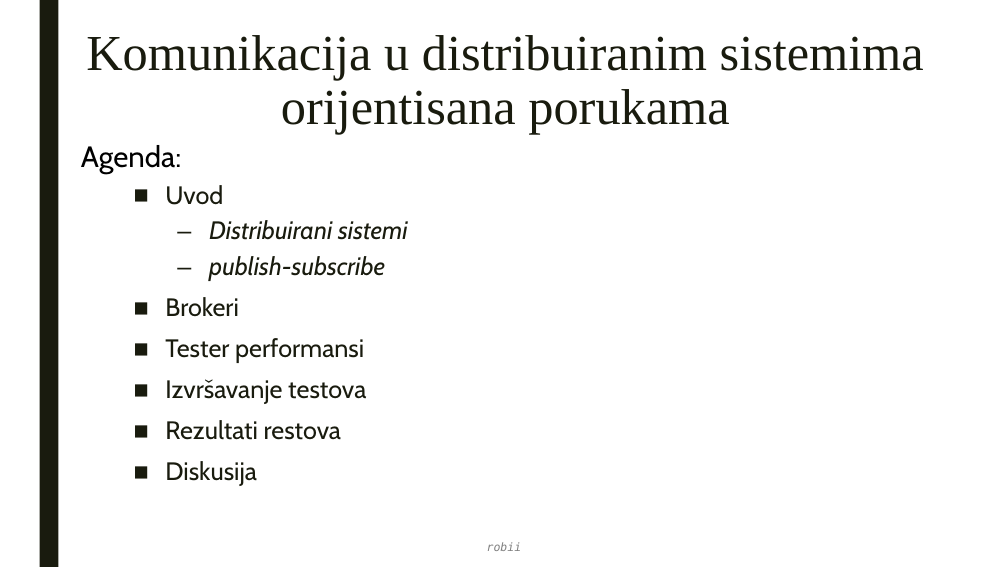
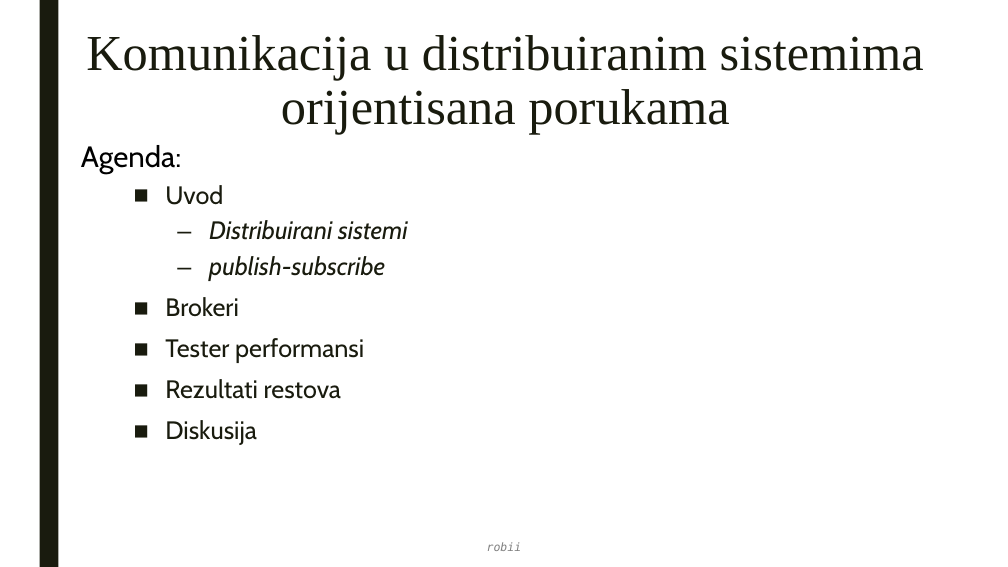
Before and after one commit to robertsabo0/MessageOrientedCommunication, a slide deck: slide 3 of docs/master_rad.0.1.pptx. Drawn at 1008x567 pixels with LibreOffice and Linux fonts; fonts in the diff are those of the drawing. Boxes give left, top, right and bottom in pixels: in the first picture for what was removed or moved away, otherwise in the second. Text is boxed around its words. In the diff, an @@ line names an element or a change of style, - is before the commit and + after.

```diff
--- a/docs/master_rad.0.1.pptx
+++ b/docs/master_rad.0.1.pptx
@@ text at <box>165,379,366,404</box>: paragraph removed @@
-■ Izvršavanje testova
```
Also in this commit, not shown: 2 other slides changed, 34 slides added, 9 slides removed, 3 other files.
